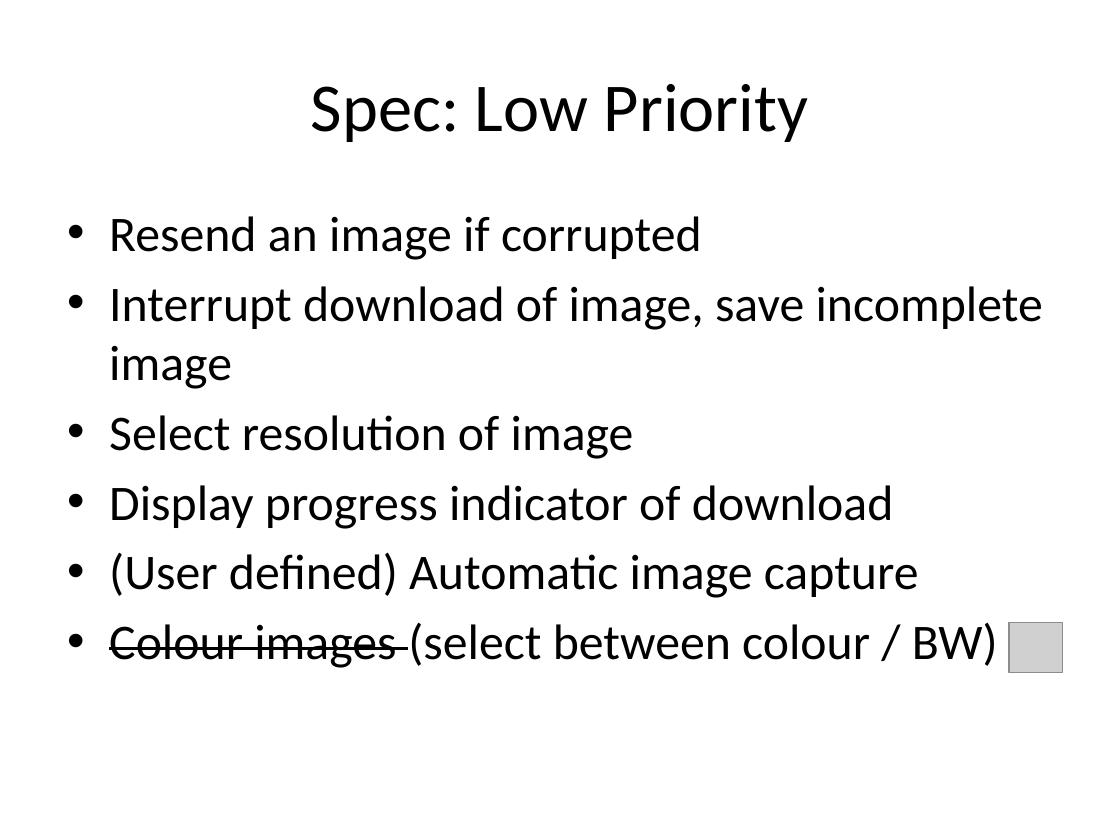
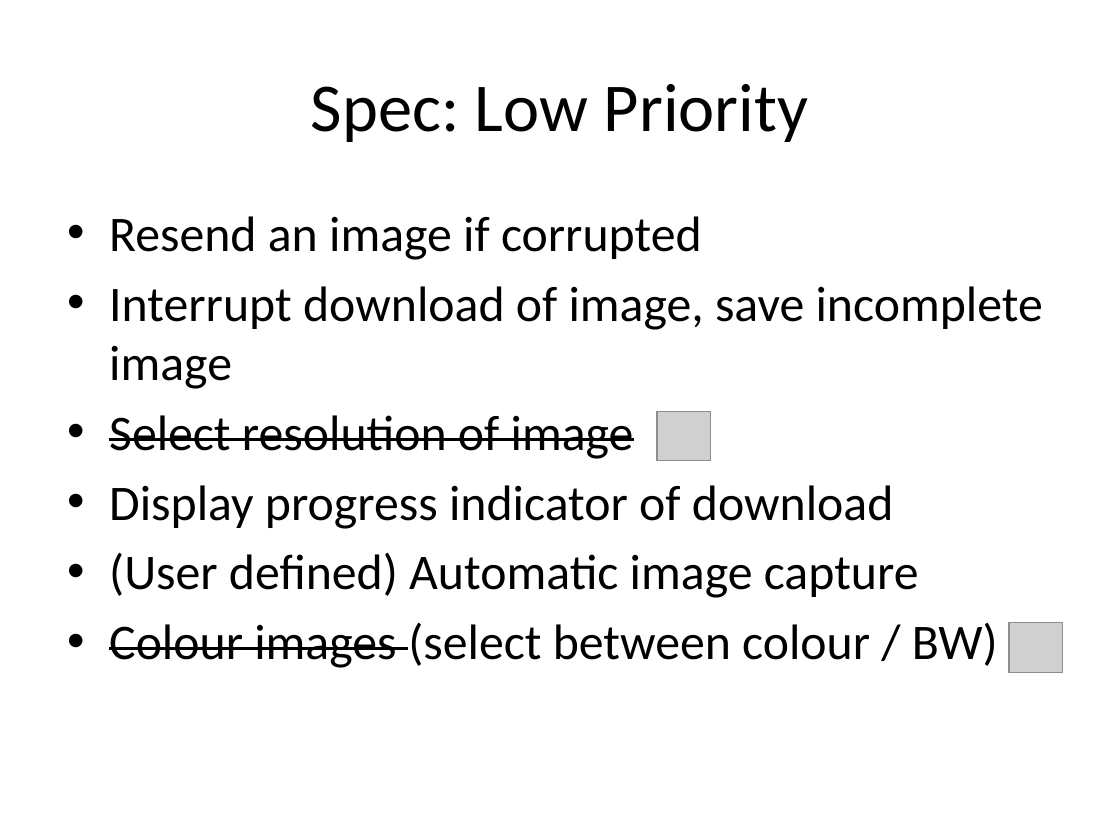
Before and after one commit to andybusse/uavcamera, a slide deck: slide 13 of documents/seminar 2/GDP Group 18 pres.pptx. Drawn at 1120x840 pixels with LibreOffice and Linux fonts; fonts in the diff are those of the drawing; grey boxes stand for pictures. Boxes give left, top, right and bottom in pixels: in the first picture for what was removed or moved away, otherwise in the second. Text is boxed around its words. In the diff, an @@ line names an element or a change of style, - is before the commit and + after.

```diff
--- a/documents/seminar 2/GDP Group 18 pres.pptx
+++ b/documents/seminar 2/GDP Group 18 pres.pptx
@@ text at box(109, 415, 634, 459): strikethrough on in "Select resolution of image" @@
@@ picture added at box(657, 411, 711, 460) @@
```
Also in this commit, not shown: 16 other slides changed, 7 slides added, 4 slides removed, 2 other files.
